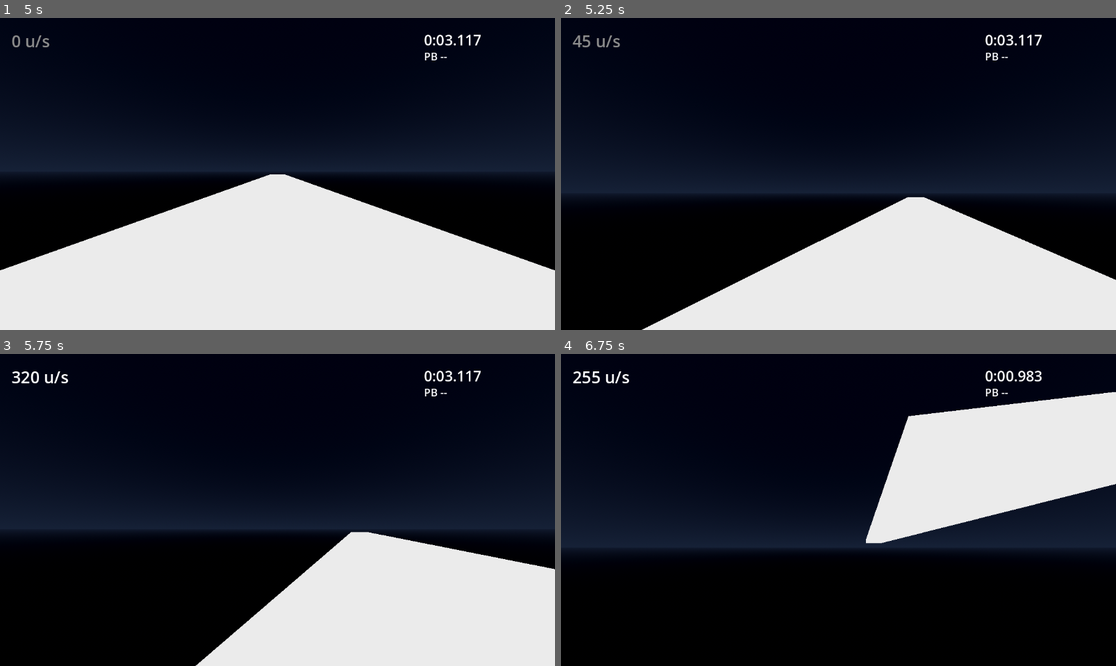
Above: before the commit, frames 1-4 (two rows, left to right).
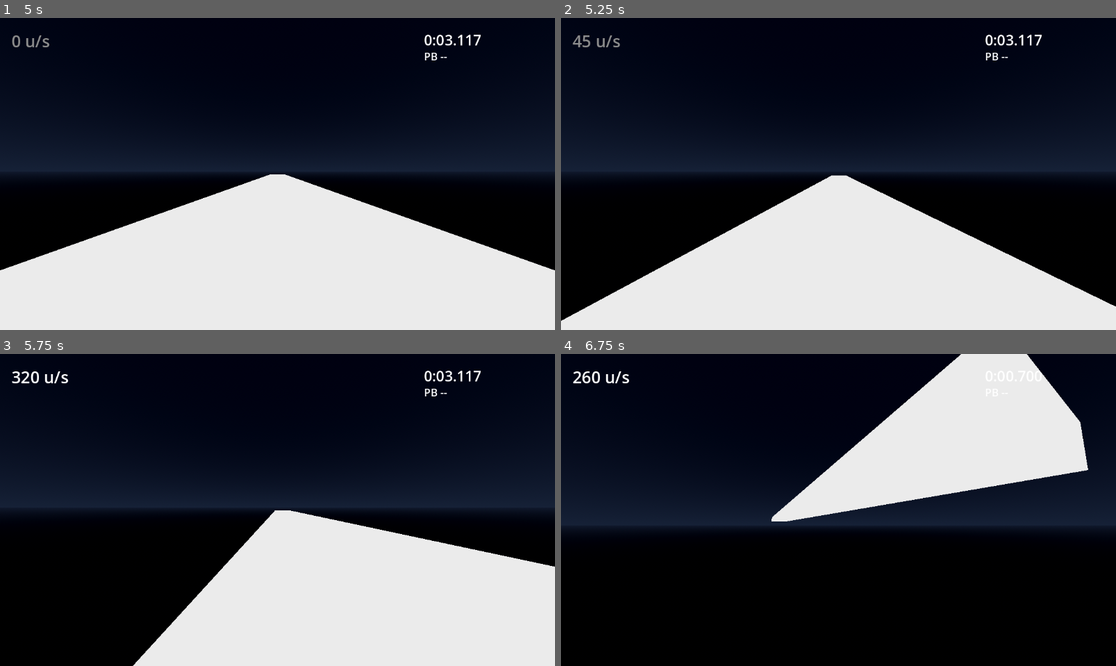
Above: after the commit, the same moments.

Repository: jamesdileva/surfhop
Game: Godot game, scene res://scenes/world/dev_advanced.tscn
Two runs of this game, one before a commit and one after it. Both use one fixed random seed, a clock stepped at 60 frames per second and the inputs below. This scene is started directly instead of the project's main scene. Sound files missing from this copy of the repository are replaced by a short silence.
Inputs (mouse positions are in pixels of both pictures, inside the frame that each line leads up to):
- Up to frame 1 (5 s): tap Enter at 0.5 s; move the mouse to (305, 174) at 0.52 s; hold Ctrl (duck) 0.53-1.28 s; hold W (move_forward) 0.53-4.25 s; click (305, 174) at 0.67 s; tap Space (jump) at 0.77, 1.52, 3.02, 3.77 s; move the mouse to (249, 174) at 1.27 s; tap Shift (sprint) at 1.35 s; click (249, 174) at 1.42 s; move the mouse to (288, 167) at 2.02 s; tap Z at 2.1 s; click (288, 167) at 2.17 s; move the mouse to (271, 180) at 2.77 s; tap J at 2.85 s; click (271, 180) at 2.92 s; move the mouse to (316, 177) at 3.52 s; tap K at 3.6 s; click (316, 177) at 3.67 s; tap Escape (ui_cancel) at 4.15 s; click "Restart Run" at 4.25 s
- Up to frame 2 (5.25 s): tap R (restart) at 5 s; move the mouse to (672, 127) at 5.02 s; hold A (move_left) from 5.03 s (still down); tap Ctrl (duck) at 5.1 s; click (672, 127) at 5.17 s
- Up to frame 3 (5.75 s): keep holding A (move_left); tap Space (jump) at 5.27 s
- Up to frame 4 (6.75 s): move the mouse to (866, 510) at 5.77 s; release A (move_left) at 5.78 s; hold S (move_back) 5.78-6.53 s; hold Shift (sprint) 5.78-6.53 s; click (866, 510) at 5.92 s; move the mouse to (755, 432) at 6.52 s; hold D (move_right) from 6.53 s (still down); tap Z at 6.6 s; click (755, 432) at 6.67 s

Frame 1 is identical in both runs. In frame 2, 17% of the frame differs, in the area x 0-100%, y 50-100%; in frame 3, 13%; in frame 4, 19%, in the area x 0-100%, y 0-64%.
Error before the commit: Invalid access to property or key 'floor_snap_length' on a base object of type 'Resource (MovementConfig)'. (res://scripts/movement/MovementController.gd:36)

Commit message:
fix: restore floor_snap_length export; harden desync path; results mouse release
- MovementConfig: floor_snap_length export restored (lost pre-commit)
- MovementController: snap read via get_indexed desync guard; dup removed
- UIManager: results/credits release mouse; camera flag synced
- tests: results-menu mouse-flag release/recapture; suite 567/0

Diff:
--- a/scripts/core/MovementConfig.gd
+++ b/scripts/core/MovementConfig.gd
@@ -37,9 +37,12 @@
 @export var surf_push: float = 300.0         # Outward accel (u/s^2) when below surf_min_speed
 @export var surf_exit_boost: float = 1.0      # Down-fling scale on ramp exit (§5.3)
 @export var floor_max_angle_deg: float = 45.0 # Walkable limit; steeper surfaces are surf ramps (walls)
+@export var floor_snap_length: float = 0.1  # Godot default, owned explicitly (audit m1)
 
 # Physics
 @export var tick_rate: int = 100
+# Per-axis box clamp, NOT a speed clamp: diagonals may read ~5656 u/s.
+# The vertical leg never binds before max_fall_speed (audit m3).
 @export var max_velocity: Vector3 = Vector3(4000, 1500, 4000)
 
 # Debug
--- a/scripts/managers/UIManager.gd
+++ b/scripts/managers/UIManager.gd
@@ -142,7 +142,10 @@
 			get_tree().paused = true
 			get_node("/root/GameManager").pause()
 			set_mouse_captured(false)
-		"settings", "main", "map_select":
+		"settings", "main", "map_select", "results", "credits":
+			# results opens mid-session with capture stuck ON (invisible
+			# cursor over buttons — the mouse had to be freed via
+			# minimize dance); credits rides along for consistency.
 			set_mouse_captured(false)
 	print("UIManager: showing menu '%s'" % menu_name)
 
@@ -205,6 +208,14 @@
 func set_mouse_captured(captured: bool) -> void:
 	Input.mouse_mode = Input.MOUSE_MODE_CAPTURED if captured \
 		else Input.MOUSE_MODE_VISIBLE
+	# Single source of truth: PlayerCamera keeps its own mouse_captured
+	# flag for look input + focus handling, which used to desync (e.g.
+	# Esc-resume left OS captured while the camera thought it was free,
+	# killing mouse-look until the next click). Sync it on every change.
+	var player := get_tree().get_first_node_in_group("player")
+	var cam := player.get_node_or_null("PlayerCamera") if player != null else null
+	if cam != null:
+		cam.set("mouse_captured", captured)
 
 
 func update_hud(data: Dictionary) -> void:
--- a/scripts/movement/MovementController.gd
+++ b/scripts/movement/MovementController.gd
@@ -33,8 +33,12 @@
 	# tangential velocity - exactly Source-style surf behavior.
 	_body.floor_max_angle = deg_to_rad(config.floor_max_angle_deg)
 	_body.floor_stop_on_slope = false
-	_body.floor_snap_length = config.floor_snap_length
-	_body.floor_snap_length = config.floor_snap_length
+	# Hardening (not the happy path): get_indexed returns null instead of
+	# erroring when a hot-reload desync (pulled code under a running
+	# editor) leaves a stale MovementConfig class without this export.
+	# Consistent trees always take the resource value.
+	var stored_snap: Variant = config.get_indexed("floor_snap_length")
+	_body.floor_snap_length = stored_snap if stored_snap != null else 0.1
 
 var state: int = MovementState.AIR
 
--- a/tests/test_runner.gd
+++ b/tests/test_runner.gd
@@ -3558,11 +3558,18 @@
 		"results shows finish time (%s)" % time_text)
 	var pb_text: String = results.get_node("Root/Column/PbLabel").text
 	_check(pb_text == "NEW PERSONAL BEST!", "PB callout shown (%s)" % pb_text)
+	# Headless cannot assert OS mouse_mode (dummy driver no-ops the setter),
+	# so the syncable surface — PlayerCamera's capture flag, which drives
+	# look input — is asserted instead. Results must free the cursor.
+	_check(player.get_node("PlayerCamera").get("mouse_captured") == false,
+		"results menu releases the mouse (camera flag)")
 
 	ui.close_menu()
 	await process_frame
 	_check(ui.current_menu == "" and not paused,
 		"results close returns to gameplay")
+	_check(player.get_node("PlayerCamera").get("mouse_captured") == true,
+		"closing results recaptures the mouse (camera flag synced)")
 
 	# --- Return to menu: teardown ---
 	game.return_to_menu()
